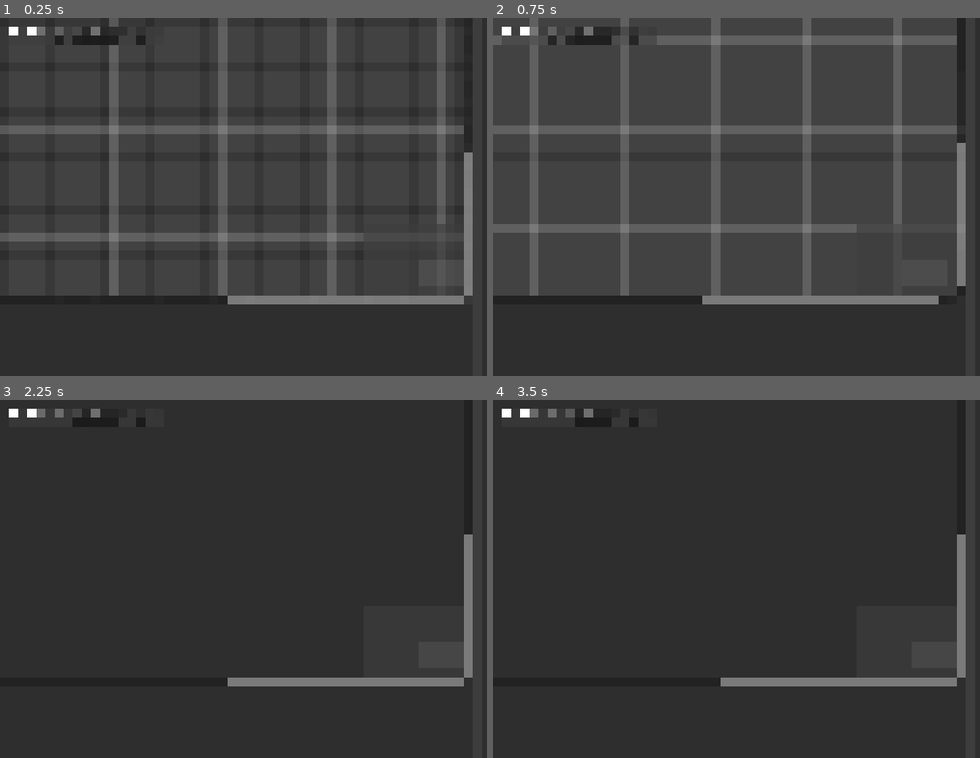
Above: before the commit, frames 1-4 (two rows, left to right).
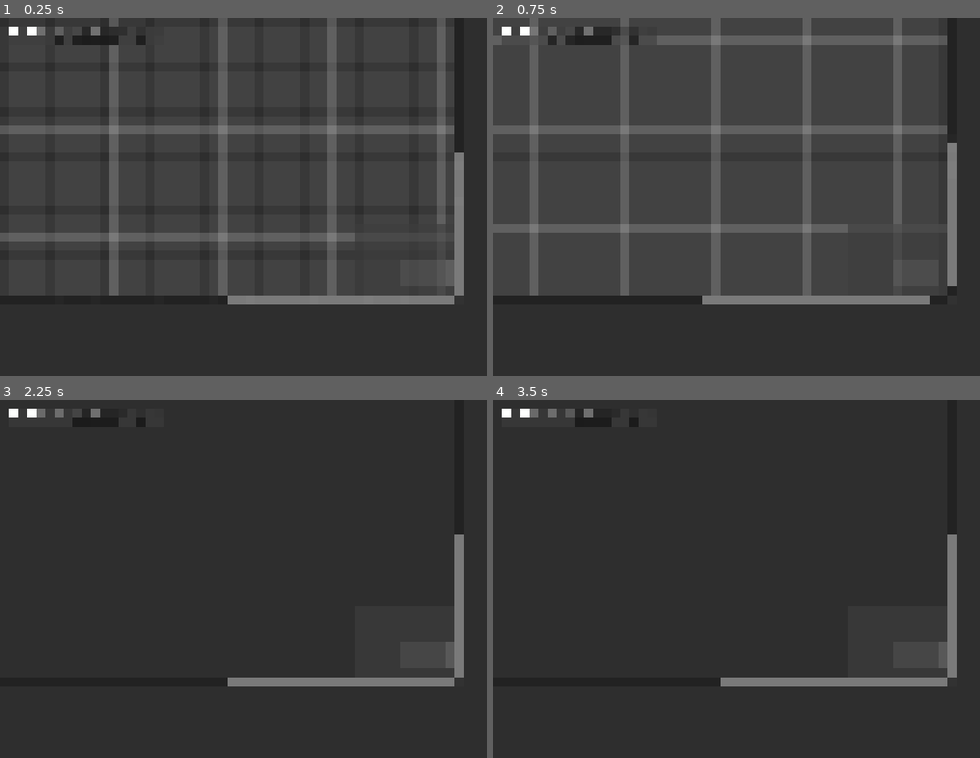
Above: after the commit, the same moments.

Repository: jsaur92/edamame
Game: Godot game, scene res://scenes/editor/editor.tscn
Two runs of this game, one before a commit and one after it. Both use one fixed random seed, a clock stepped at 60 frames per second and the inputs below. This scene is started directly instead of the project's main scene. The engine's default icon, where the game draws it, is replaced by a stand-in: a white triangle on a blue panel in a dark square.
Inputs (mouse positions are in pixels of both pictures, inside the frame that each line leads up to):
- Up to frame 1 (0.25 s): no input
- Up to frame 2 (0.75 s): click (507, 32) at 0.5 s
- Up to frame 3 (2.25 s): click (43, 414) at 1.25 s; click (58, 414) at 2 s
- Up to frame 4 (3.5 s): click (570, 414) at 2.75 s

The runs differ from the first frame. In frame 1, 1.6% of the frame differs, in the area x 93-98%, y 30-80%; in frame 2, 2.3%, in the area x 89-98%, y 0-80%; in frame 3, 1.6%; in frame 4, 1.6%.
Error in both runs: Invalid access to property or key 'object_library' on a base object of type 'Nil'. (res://scripts/nodes/editor.gd:40)

Commit message:
progress on adding dragable objects to environment scene

Diff:
--- a/scenes/editor/editor.tscn
+++ b/scenes/editor/editor.tscn
@@ -6,7 +6,7 @@
 [sub_resource type="StyleBoxFlat" id="StyleBoxFlat_dhn8j"]
 bg_color = Color(0.21960784, 0.21960784, 0.21960784, 1)
 
-[node name="Editor" type="Control" unique_id=302396334 node_paths=PackedStringArray("objects_dock", "inspector_tab", "game_viewport", "environment_graph", "dragables_root")]
+[node name="Editor" type="Control" unique_id=302396334 node_paths=PackedStringArray("objects_dock", "inspector_tab", "game_viewport", "environment_graph", "dragables_root", "above_left_side")]
 layout_mode = 3
 anchors_preset = 15
 anchor_right = 1.0
@@ -15,11 +15,12 @@
 grow_vertical = 2
 mouse_filter = 2
 script = ExtResource("1_bc6i7")
-objects_dock = NodePath("HSplitContainer/VSplitContainer/Panel/ObjectsDock")
+objects_dock = NodePath("HSplitContainer/Control/VSplitContainer/Panel/ObjectsDock")
 inspector_tab = NodePath("HSplitContainer/Inspector/InspectorTab")
-game_viewport = NodePath("HSplitContainer/VSplitContainer/EnvironmentGraphContainer/GameViewContainer/GameViewport")
-environment_graph = NodePath("HSplitContainer/VSplitContainer/EnvironmentGraphContainer")
-dragables_root = NodePath("HSplitContainer/VSplitContainer/EnvironmentGraphContainer/DragablesRoot")
+game_viewport = NodePath("HSplitContainer/Control/VSplitContainer/EnvironmentGraphContainer/GameViewContainer/GameViewport")
+environment_graph = NodePath("HSplitContainer/Control/VSplitContainer/EnvironmentGraphContainer")
+dragables_root = NodePath("HSplitContainer/Control/VSplitContainer/EnvironmentGraphContainer/DragablesRoot")
+above_left_side = NodePath("HSplitContainer/Control/AboveLeftSide")
 
 [node name="HSplitContainer" type="HSplitContainer" parent="." unique_id=1973835883]
 layout_mode = 1
@@ -29,20 +30,29 @@
 grow_horizontal = 2
 grow_vertical = 2
 mouse_filter = 2
-split_offsets = PackedInt32Array(852)
-split_offset = 852
+split_offsets = PackedInt32Array(832)
+split_offset = 832
 
-[node name="VSplitContainer" type="VSplitContainer" parent="HSplitContainer" unique_id=346023758]
+[node name="Control" type="Control" parent="HSplitContainer" unique_id=1965081007]
 layout_mode = 2
+
+[node name="VSplitContainer" type="VSplitContainer" parent="HSplitContainer/Control" unique_id=346023758]
+layout_mode = 1
+anchors_preset = 15
+anchor_right = 1.0
+anchor_bottom = 1.0
+grow_horizontal = 2
+grow_vertical = 2
 mouse_filter = 2
 split_offsets = PackedInt32Array(512)
 split_offset = 512
 
-[node name="EnvironmentGraphContainer" type="GraphEdit" parent="HSplitContainer/VSplitContainer" unique_id=868302950]
+[node name="EnvironmentGraphContainer" type="GraphEdit" parent="HSplitContainer/Control/VSplitContainer" unique_id=868302950]
 layout_mode = 2
+scroll_offset = Vector2(-516, 0)
 minimap_size = Vector2(180, 120)
 
-[node name="GameViewContainer" type="SubViewportContainer" parent="HSplitContainer/VSplitContainer/EnvironmentGraphContainer" unique_id=1802276125]
+[node name="GameViewContainer" type="SubViewportContainer" parent="HSplitContainer/Control/VSplitContainer/EnvironmentGraphContainer" unique_id=1802276125]
 layout_mode = 1
 anchors_preset = 15
 anchor_right = 1.0
@@ -50,14 +60,14 @@
 grow_horizontal = 2
 grow_vertical = 2
 
-[node name="GameViewport" type="SubViewport" parent="HSplitContainer/VSplitContainer/EnvironmentGraphContainer/GameViewContainer" unique_id=1258534256]
+[node name="GameViewport" type="SubViewport" parent="HSplitContainer/Control/VSplitContainer/EnvironmentGraphContainer/GameViewContainer" unique_id=1258534256]
 transparent_bg = true
 handle_input_locally = false
 size = Vector2i(852, 512)
 size_2d_override_stretch = true
 render_target_update_mode = 4
 
-[node name="DragablesRoot" type="Control" parent="HSplitContainer/VSplitContainer/EnvironmentGraphContainer" unique_id=967166414]
+[node name="DragablesRoot" type="Control" parent="HSplitContainer/Control/VSplitContainer/EnvironmentGraphContainer" unique_id=967166414]
 layout_mode = 1
 anchors_preset = 15
 anchor_right = 1.0
@@ -66,10 +76,10 @@
 grow_vertical = 2
 mouse_filter = 2
 
-[node name="Panel" type="Panel" parent="HSplitContainer/VSplitContainer" unique_id=1907634130]
+[node name="Panel" type="Panel" parent="HSplitContainer/Control/VSplitContainer" unique_id=1907634130]
 layout_mode = 2
 
-[node name="ObjectsDock" type="HFlowContainer" parent="HSplitContainer/VSplitContainer/Panel" unique_id=1870313904]
+[node name="ObjectsDock" type="HFlowContainer" parent="HSplitContainer/Control/VSplitContainer/Panel" unique_id=1870313904]
 layout_mode = 1
 anchors_preset = -1
 anchor_right = 1.0
@@ -77,6 +87,15 @@
 offset_top = 4.0
 offset_bottom = -99.64801
 grow_horizontal = 2
+
+[node name="AboveLeftSide" type="Control" parent="HSplitContainer/Control" unique_id=1333352097]
+layout_mode = 1
+anchors_preset = 15
+anchor_right = 1.0
+anchor_bottom = 1.0
+grow_horizontal = 2
+grow_vertical = 2
+mouse_filter = 2
 
 [node name="Inspector" type="Control" parent="HSplitContainer" unique_id=1516780413]
 layout_mode = 2
@@ -107,6 +126,7 @@
 anchor_bottom = 1.0020001
 offset_right = -0.15402222
 offset_bottom = -0.29608154
+scroll_offset = Vector2(-8.653978, 0)
 show_grid = false
 grid_pattern = 1
 snapping_enabled = false
@@ -117,9 +137,9 @@
 
 [node name="GraphNode" type="GraphNode" parent="HSplitContainer/Inspector/InteractableTab/CommandNodeChains" unique_id=88306796]
 layout_mode = 0
-offset_left = 105.0
+offset_left = 113.65398
 offset_top = 191.0
-offset_right = 296.0
+offset_right = 304.654
 offset_bottom = 301.0
 mouse_filter = 1
 position_offset = Vector2(105, 191)
@@ -141,9 +161,9 @@
 
 [node name="GraphNode2" type="GraphNode" parent="HSplitContainer/Inspector/InteractableTab/CommandNodeChains" unique_id=926399723]
 layout_mode = 0
-offset_left = 449.0
+offset_left = 457.654
 offset_top = 173.0
-offset_right = 640.0
+offset_right = 648.654
 offset_bottom = 276.0
 mouse_filter = 1
 position_offset = Vector2(449, 173)
@@ -171,4 +191,4 @@
 grow_horizontal = 1
 grow_vertical = 1
 
-[connection signal="scroll_offset_changed" from="HSplitContainer/VSplitContainer/EnvironmentGraphContainer" to="." method="_on_environment_graph_container_scroll_offset_changed"]
+[connection signal="scroll_offset_changed" from="HSplitContainer/Control/VSplitContainer/EnvironmentGraphContainer" to="." method="_on_environment_graph_container_scroll_offset_changed"]
--- a/scripts/nodes/dragable_container.gd
+++ b/scripts/nodes/dragable_container.gd
@@ -6,6 +6,7 @@
 var time_last_clicked : int = 0
 var shadow : Sprite2D
 signal clicked
+signal dropped
 ## emit when a value of the attached GameObject is changed (i.e. when its
 ## position is changed by dragging it).
 signal changed
@@ -51,6 +52,8 @@
 		if held:
 			clicked.emit(self)
 			time_last_clicked = Time.get_ticks_msec()
+		else:
+			dropped.emit(self)
 	elif event is InputEventMouseMotion:
 		if held:
 			position += event.relative
--- a/scripts/nodes/editor.gd
+++ b/scripts/nodes/editor.gd
@@ -8,7 +8,9 @@
 @export var game_viewport : SubViewport
 @export var environment_graph : GraphEdit
 @export var dragables_root : Control
+@export var above_left_side : Control
 var environment : GameEnvironment
+var scroll_offset : Vector2 = Vector2.ZERO
 
 ## Sets game_data. Call after instantiation and before adding as child of scene.
 func setup(_game_data:GameData):
@@ -26,12 +28,10 @@
 
 	inspector_tab.edited.connect(_on_inspector_value_changed)
 
-	#wrap all objects in DragableContainers.
+	#wrap all objects from environment in DragableContainers.
 	for object in environment.get_objects():
 		var dc = DragableContainer.setup(object)
-		dragables_root.add_child(dc)
-		dc.clicked.connect(_on_dragable_container_clicked)
-		dc.changed.connect(_on_dragable_container_moved)
+		add_dragable(dc)
 
 
 func update_objects_dock() -> void:
@@ -41,10 +41,25 @@
 		var ot = ObjectThumbnail.create_from_object_data(object)
 		objects_dock.add_child(ot)
 		ot.clicked.connect(_on_object_thumbnail_clicked)
+		ot.make_obj_inst.connect(_on_dragable_container_made)
+
+
+func add_dragable(dc:DragableContainer) -> void:
+	dragables_root.add_child(dc)
+	dc.clicked.connect(_on_dragable_container_clicked)
+	dc.changed.connect(_on_dragable_container_moved)
 
 
 func _on_object_thumbnail_clicked(ot:ObjectThumbnail) -> void:
 	inspector_tab.update_panel(ot.get_object())
+
+
+func _on_dragable_container_made(dc:DragableContainer) -> void:
+	print("blehh")
+	dc.get_object_instance().position += scroll_offset
+	environment.add_object(dc.get_object_instance())
+	add_dragable(dc)
+	print(environment.get_objects().size())
 
 
 func _on_dragable_container_clicked(dc:DragableContainer) -> void:
@@ -73,6 +88,7 @@
 
 ## Called when the GraphEdit's offset is chaged either by using the minimap or scroll bars.
 func _on_environment_graph_container_scroll_offset_changed(offset: Vector2) -> void:
+	scroll_offset = offset
 	if environment != null:
 		environment.position = -offset
 		# TODO: make zoom work
--- a/scripts/nodes/environment.gd
+++ b/scripts/nodes/environment.gd
@@ -21,8 +21,7 @@
 	for child in get_objects():
 		child.queue_free()
 	for object in environment_data.get_objects():
-		var new_obj : GameObject = ConstScenes.OBJECT.instantiate()
-		new_obj.load_data(object)
+		var new_obj : GameObject = GameObject.setup(object)
 		objects_root.add_child(new_obj)
 
 
@@ -33,3 +32,12 @@
 	var objects : Array[GameObject] = []
 	objects.append_array(children)
 	return objects
+
+
+## Add ObjectInstanceData to the environment_data and return the generated
+## GameObject made in objects_root.
+func add_object(object_instance:ObjectInstanceData) -> GameObject:
+	environment_data.add_object(object_instance)
+	var new_obj = GameObject.setup(object_instance)
+	objects_root.add_child( new_obj )
+	return new_obj
--- a/scripts/nodes/object.gd
+++ b/scripts/nodes/object.gd
@@ -5,6 +5,12 @@
 @export var instance_data : ObjectInstanceData
 @export var sprite : Sprite2D
 @export var collision_shape : CollisionShape2D
+
+static func setup(obj_inst : ObjectInstanceData) -> GameObject:
+	var go : GameObject = ConstScenes.OBJECT.instantiate()
+	go.load_data(obj_inst)
+	return go
+
 
 func _ready() -> void:
 	update_position()
--- a/scripts/nodes/object_thumbnail.gd
+++ b/scripts/nodes/object_thumbnail.gd
@@ -6,7 +6,9 @@
 @export var texrect : TextureRect
 @export var label : RichTextLabel
 var object_data : ObjectData
+var held : bool = false
 signal clicked
+signal make_obj_inst
 
 static func create_from_object_data(object:ObjectData) -> ObjectThumbnail:
 	var ot : ObjectThumbnail = ConstScenes.OBJ_THUMBNAIL.instantiate()
@@ -27,5 +29,15 @@
 
 
 func _on_gui_input(event: InputEvent) -> void:
-	if event is InputEventMouseButton and event.is_pressed():
-		clicked.emit(self)
+	if event is InputEventMouseButton:
+		held = event.is_pressed()
+		if held:
+			clicked.emit(self)
+	elif event is InputEventMouseMotion:
+		if held:
+			#spawn in an object icon that is held by the mouse
+			var o = ObjectInstanceData.new()
+			o.setup(object_data, event.global_position)
+			var dc = DragableContainer.setup( GameObject.setup( o ) )
+			make_obj_inst.emit(dc)
+			held = false
--- a/scripts/resources/game_data/environments/environment_data.gd
+++ b/scripts/resources/game_data/environments/environment_data.gd
@@ -26,3 +26,7 @@
 
 func get_objects() -> Array[ObjectInstanceData]:
 	return objects
+
+
+func add_object(obj:ObjectInstanceData) -> void:
+	objects.append(obj)
